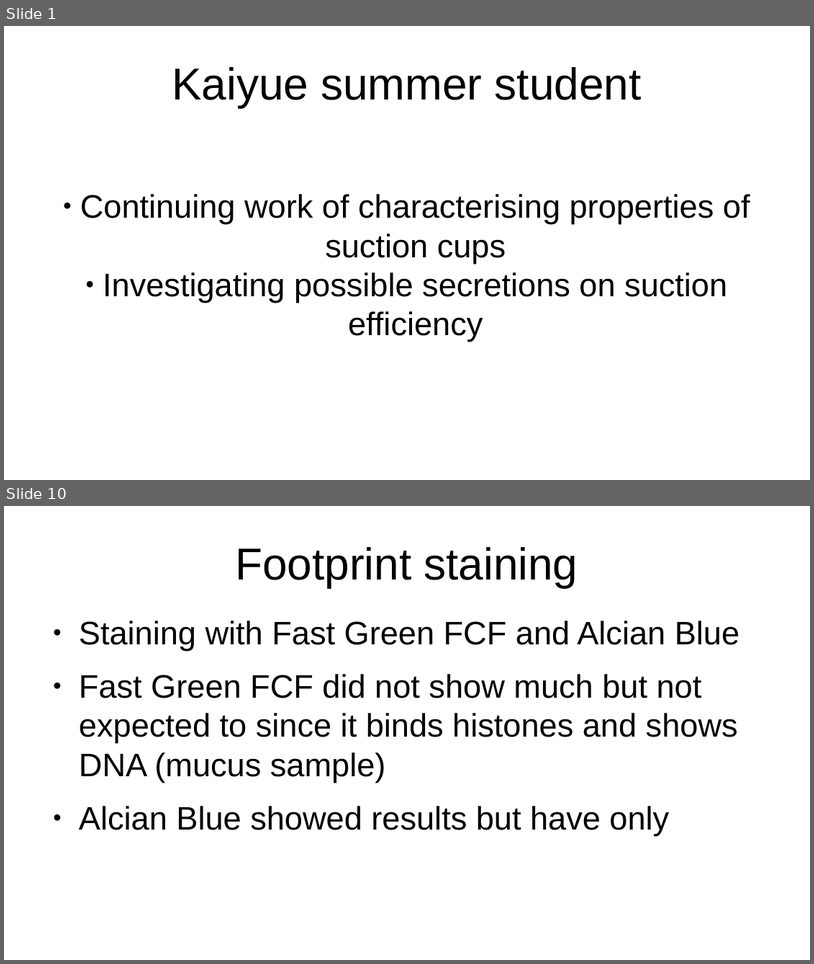
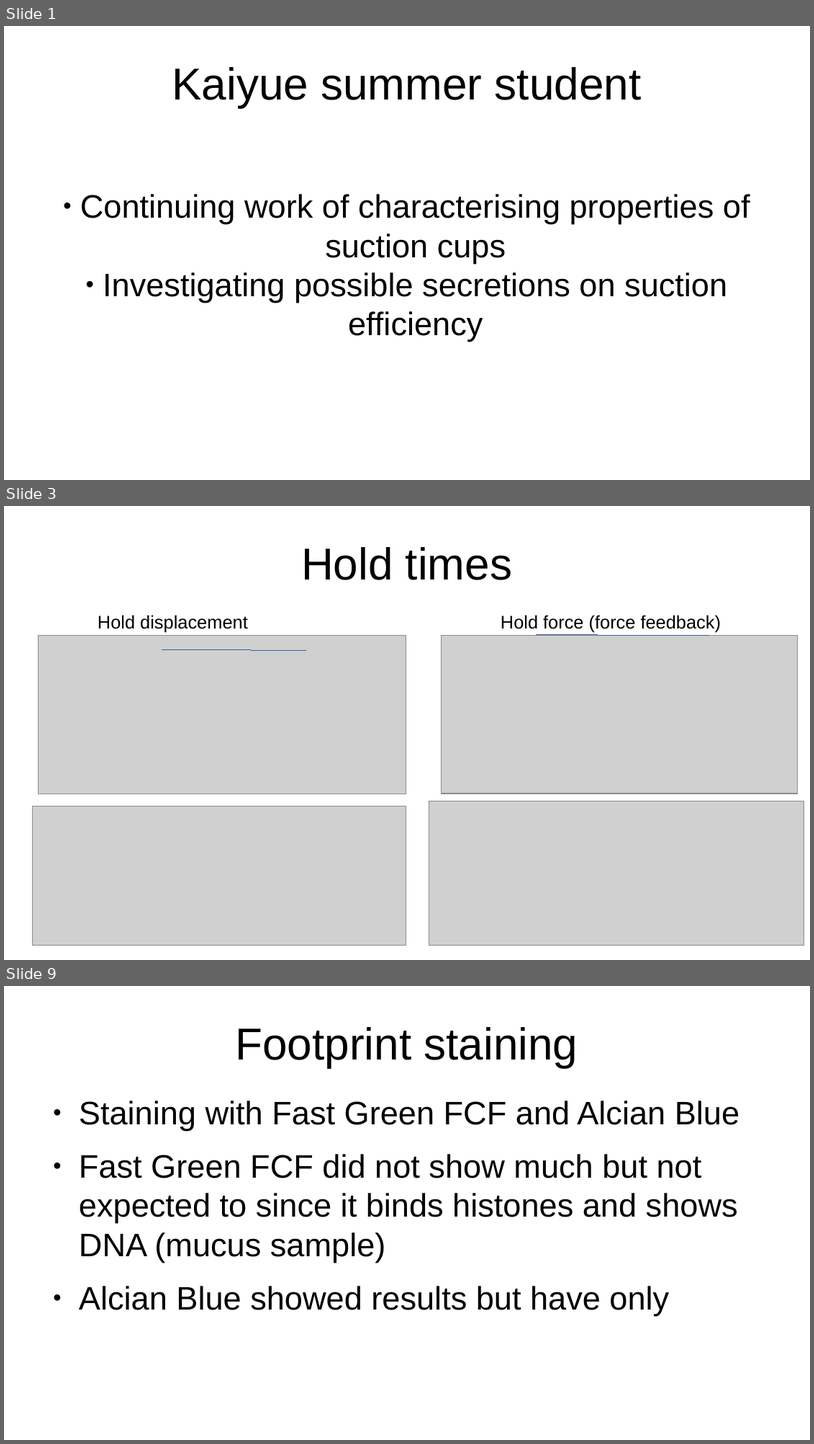
Before and after one commit to bananaturtlesandwich/beetle, a slide deck: presentation.odp. Shown one above the other, each under a label of ours: slides 1 and 10 before the commit, slides 1, 3 and 9 after it; the slides between them are not shown. The pictures are 814x964 and 814x1444 pixels, drawn with LibreOffice and Linux fonts; fonts in the diff are those of the drawing; grey boxes stand for pictures. Boxes give left, top, right and bottom in pixels: in the first picture for what was removed or moved away, otherwise in the second. Text is boxed around its words. In the diff, an @@ line names an element or a change of style, - is before the commit and + after.

```diff
--- a/presentation.odp
+++ b/presentation.odp
@@ slide 3 added at (x1=4, y1=506, x2=810, y2=960), background #FFFFFF @@
@@ title added at (x1=301, y1=547, x2=512, y2=580), 44 pt, text #000000 @@
+Hold times
@@ text added at (x1=98, y1=615, x2=248, y2=632), 18 pt, text #000000 @@
+Hold displacement
@@ text added at (x1=501, y1=615, x2=721, y2=632), 18 pt, text #000000 @@
+Hold force (force feedback)
@@ line added from (537, 635) to (710, 636), #3465A4 0 pt @@
@@ picture added at (x1=39, y1=636, x2=406, y2=793) @@
@@ line added from (163, 650) to (306, 650), #3465A4 0 pt @@
@@ picture added at (x1=442, y1=636, x2=798, y2=793) @@
@@ picture added at (x1=33, y1=806, x2=406, y2=945) @@
@@ picture added at (x1=430, y1=801, x2=805, y2=945) @@
@@ what was slide 10 is now slide 9 @@
```
Also in this commit, not shown: 2 slides changed, 5 other slides added, 6 slides removed, 14 other files.
